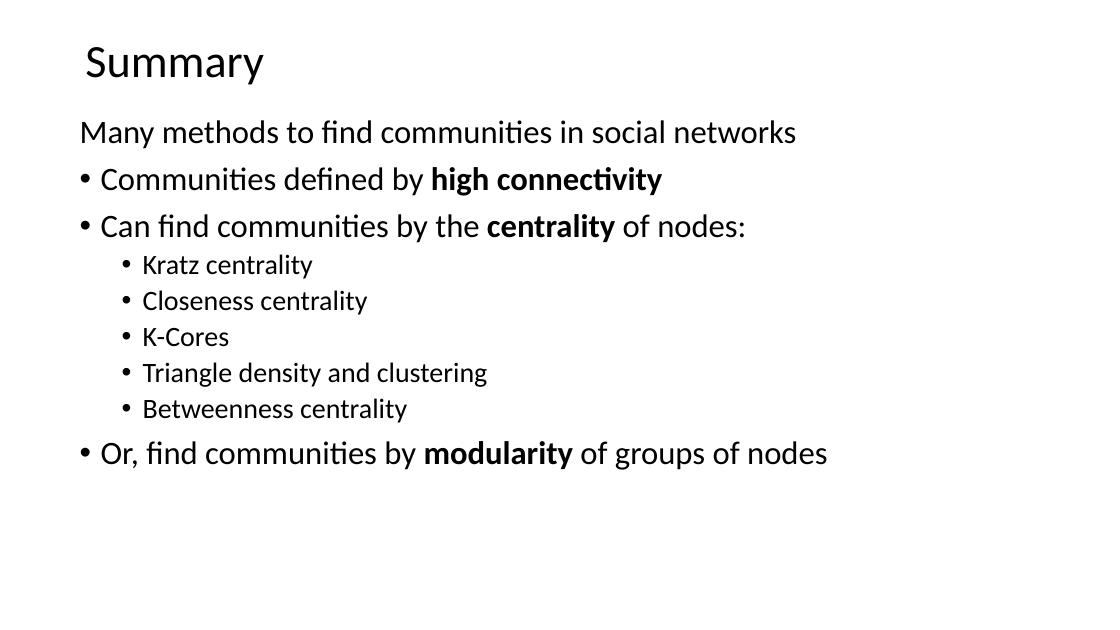
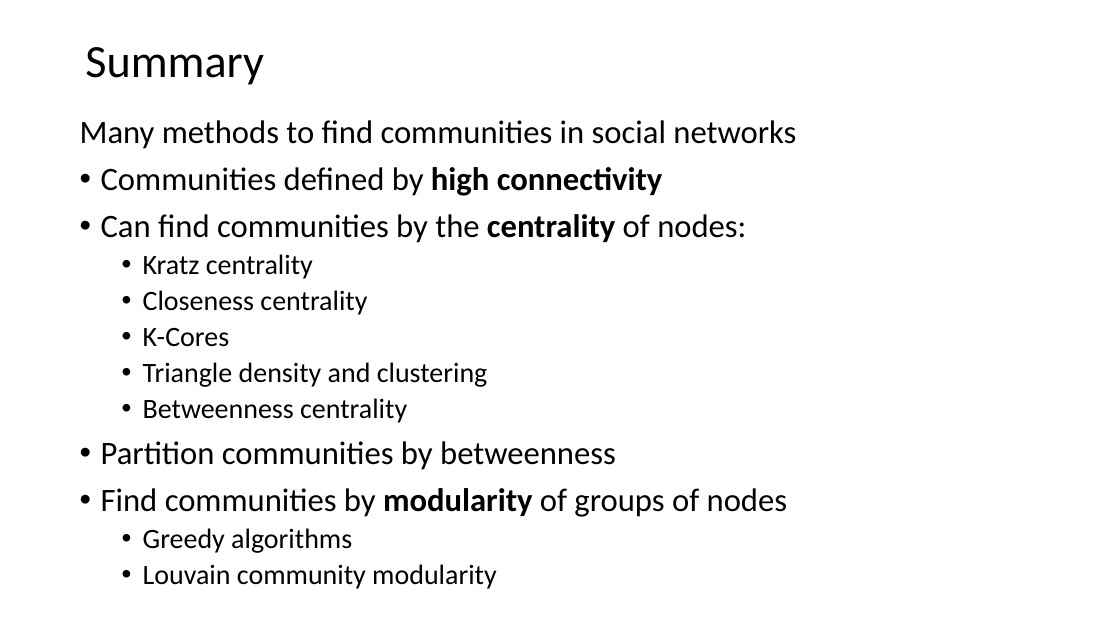
Before and after one commit to StephenElston/CSCI-E-108, a slide deck: slide 50 of slides/9_SocialNetworkAnalysis.pptx (slide 44 before the commit). Drawn at 1120x630 pixels with LibreOffice and Linux fonts; fonts in the diff are those of the drawing. Boxes give left, top, right and bottom in pixels: in the first picture for what was removed or moved away, otherwise in the second. Text is boxed around its words. In the diff, an @@ line names an element or a change of style, - is before the commit and + after.

```diff
--- a/slides/9_SocialNetworkAnalysis.pptx
+++ b/slides/9_SocialNetworkAnalysis.pptx
@@ text at [101, 441, 787, 589]: text changed @@
-• Or, find communities by modularity of groups of nodes
+• Partition communities by betweenness
+• Find communities by modularity of groups of nodes
+  • Greedy algorithms
+  • Louvain community modularity
```
Also in this commit, not shown: 1 other slide changed, 6 slides added.
